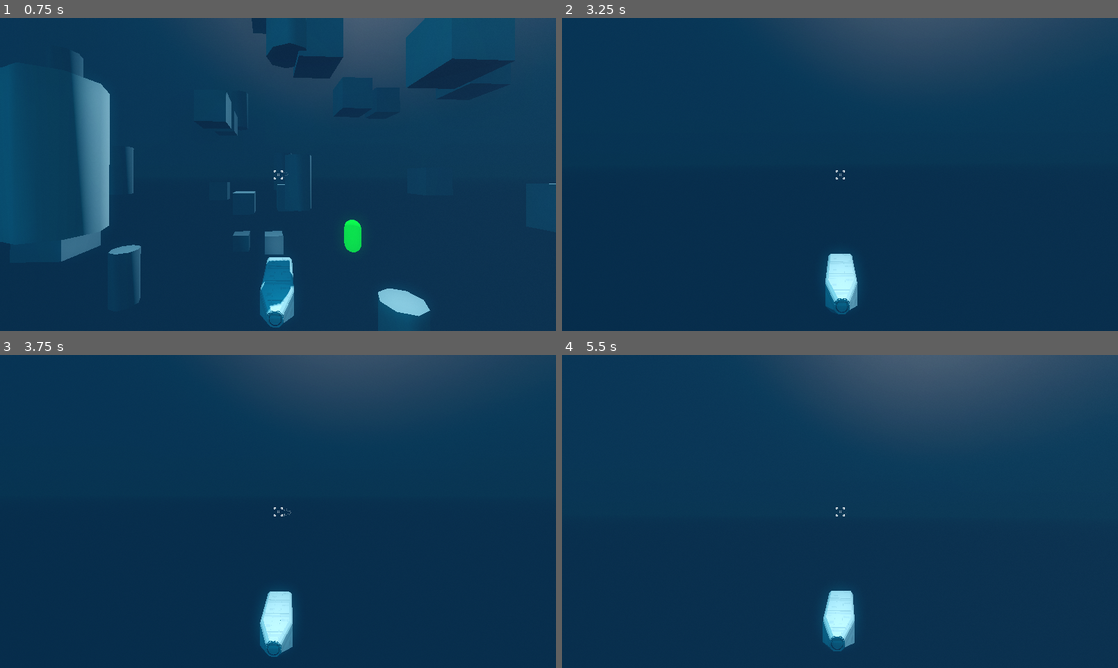
Above: before the commit, frames 1-4 (two rows, left to right).
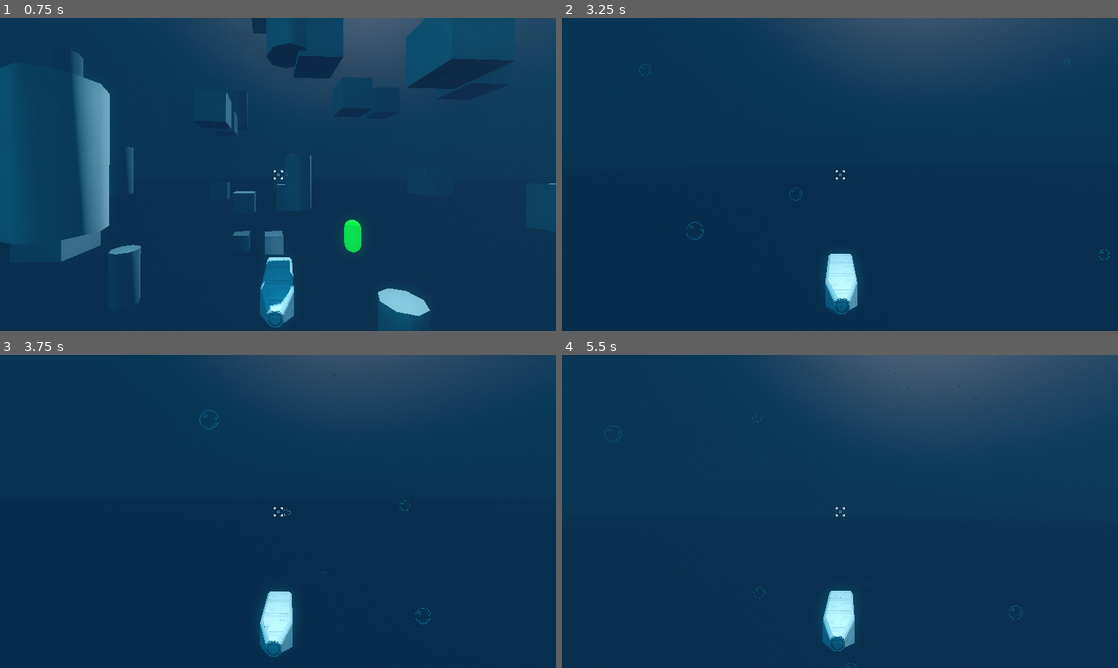
Above: after the commit, the same moments.

Repository: cogwerkz/ldjam57-depths
Game: Godot game, scene res://arena/Game.tscn
The game is run twice, just before and just after one commit, with the same random seed, the same clock (stepped at 60 frames per second) and the same inputs.
Inputs (mouse positions are in pixels of both pictures, inside the frame that each line leads up to):
- Up to frame 1 (0.75 s): move the mouse to (305, 174) at 0.52 s; hold W (throttle_forward) from 0.53 s (still down); hold Shift (throttle_overdrive) from 0.53 s (still down)
- Up to frame 2 (3.25 s): keep holding W (throttle_forward); move the mouse to (812, 174) at 1.27 s; release Shift (throttle_overdrive) at 1.28 s; tap Shift (throttle_overdrive) at 1.35, 2.85 s; move the mouse to (851, 168) at 2.02 s; hold Shift (throttle_overdrive) 2.03-2.78 s; move the mouse to (834, 180) at 2.77 s
- Up to frame 3 (3.75 s): keep holding W (throttle_forward); move the mouse to (316, 514) at 3.52 s; hold Shift (throttle_overdrive) from 3.53 s (still down)
- Up to frame 4 (5.5 s): keep holding W (throttle_forward); move the mouse to (795, 508) at 4.27 s; release Shift (throttle_overdrive) at 4.28 s; tap Shift (throttle_overdrive) at 4.35 s; move the mouse to (845, 511) at 5.02 s; hold Shift (throttle_overdrive) from 5.03 s (still down)

Frame 1 is identical in both runs. In frame 2, less than 0.1% of the frame differs, in the area x 13-99%, y 1-92%; in frame 3, less than 0.1%; in frame 4, less than 0.1%, in the area x 7-91%, y 0-100%.

Commit message:
Add bubble particles

Diff:
--- a/entity/player/PlayerSubmarine.tscn
+++ b/entity/player/PlayerSubmarine.tscn
@@ -1,15 +1,58 @@
-[gd_scene load_steps=7 format=3 uid="uid://cad4krsh3wyd8"]
+[gd_scene load_steps=15 format=3 uid="uid://cad4krsh3wyd8"]
 
 [ext_resource type="Script" uid="uid://bq6b30eup0a7w" path="res://entity/player/player_submarine.gd" id="1_vby8d"]
 [ext_resource type="PackedScene" uid="uid://x306rtslsbp5" path="res://assets/raw/submarine.glb" id="2_7ojpt"]
 [ext_resource type="Texture2D" uid="uid://civxmtuwakep8" path="res://assets/raw/crosshair.png" id="2_xs68m"]
 [ext_resource type="Texture2D" uid="uid://c34y5ght4fxfo" path="res://assets/raw/direction.png" id="3_f1t2n"]
+[ext_resource type="Texture2D" uid="uid://btskdn3i6epjr" path="res://assets/raw/bubble.png" id="5_x8ejc"]
 
 [sub_resource type="CapsuleShape3D" id="CapsuleShape3D_vby8d"]
 height = 4.5063
 
 [sub_resource type="SphereShape3D" id="SphereShape3D_f1t2n"]
 radius = 2.0
+
+[sub_resource type="Curve" id="Curve_x8ejc"]
+_data = [Vector2(0, 0), 0.0, 0.0, 0, 0, Vector2(0.9675, 0.343868), -5.12208, -5.12208, 0, 0, Vector2(1, 0), 0.0, 0.0, 0, 0]
+point_count = 3
+
+[sub_resource type="CurveTexture" id="CurveTexture_y18wg"]
+curve = SubResource("Curve_x8ejc")
+
+[sub_resource type="Curve" id="Curve_0yxng"]
+_data = [Vector2(0, 0), 0.0, 0.0, 0, 0, Vector2(0.9825, 0.27646), -1.54916, -1.54916, 0, 0, Vector2(1, 0), 0.0, 0.0, 0, 0]
+point_count = 3
+
+[sub_resource type="CurveTexture" id="CurveTexture_dm1q4"]
+curve = SubResource("Curve_0yxng")
+
+[sub_resource type="ParticleProcessMaterial" id="ParticleProcessMaterial_6lrfa"]
+emission_shape = 3
+emission_box_extents = Vector3(32, 32, 32)
+direction = Vector3(0, 1, 0)
+spread = 15.0
+initial_velocity_min = 1.0
+initial_velocity_max = 11.0
+gravity = Vector3(0, 0, 0)
+scale_min = 0.0
+scale_curve = SubResource("CurveTexture_dm1q4")
+alpha_curve = SubResource("CurveTexture_y18wg")
+
+[sub_resource type="StandardMaterial3D" id="StandardMaterial3D_vka5r"]
+transparency = 1
+depth_draw_mode = 1
+no_depth_test = true
+albedo_texture = ExtResource("5_x8ejc")
+texture_filter = 0
+disable_receive_shadows = true
+billboard_mode = 3
+billboard_keep_scale = true
+particles_anim_h_frames = 1
+particles_anim_v_frames = 1
+particles_anim_loop = false
+
+[sub_resource type="QuadMesh" id="QuadMesh_dan0s"]
+material = SubResource("StandardMaterial3D_vka5r")
 
 [node name="PlayerSubmarine" type="RigidBody3D"]
 script = ExtResource("1_vby8d")
@@ -76,3 +119,11 @@
 
 [node name="CollisionShape3D" type="CollisionShape3D" parent="PickupDetector"]
 shape = SubResource("SphereShape3D_f1t2n")
+
+[node name="GPUParticles3D2" type="GPUParticles3D" parent="."]
+amount = 4096
+lifetime = 4.0
+randomness = 0.5
+visibility_aabb = AABB(-64, -64, -64, 128, 128, 128)
+process_material = SubResource("ParticleProcessMaterial_6lrfa")
+draw_pass_1 = SubResource("QuadMesh_dan0s")
